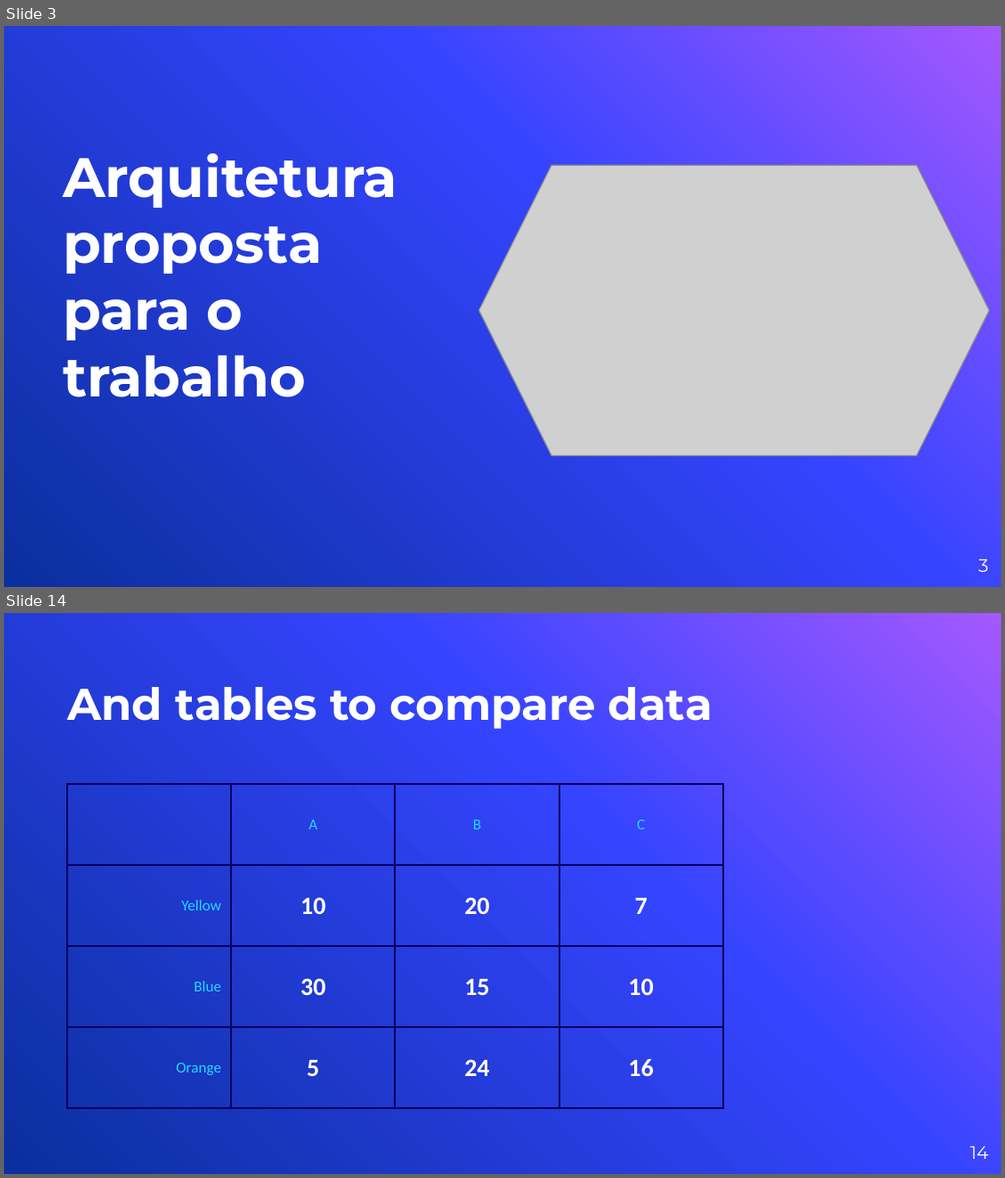
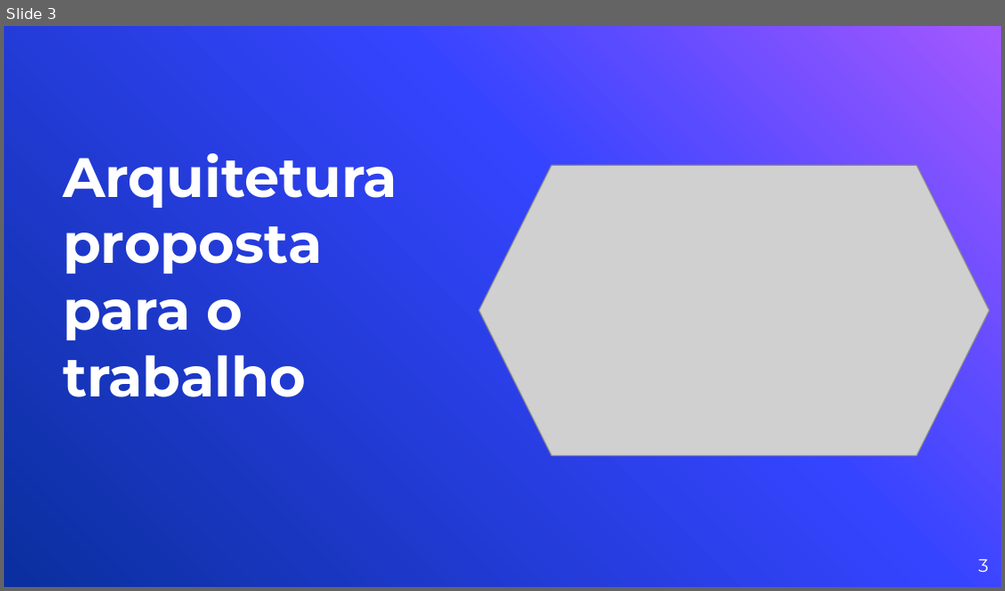
Before and after one commit to lcarvalhodev/tp3-sd, a slide deck: slides/apresentacao.pptx. Shown one above the other, each under a label of ours: slides 3 and 14 before the commit, slide 3 after it; the slides between them are not shown. The pictures are 1005x1178 and 1005x591 pixels, drawn with LibreOffice and Linux fonts; fonts in the diff are those of the drawing; grey boxes stand for pictures; background and template pictures are left out. Boxes give left, top, right and bottom in pixels: in the first picture for what was removed or moved away, otherwise in the second. Text is boxed around its words. In the diff, an @@ line names an element or a change of style, - is before the commit and + after.

```diff
--- a/slides/apresentacao.pptx
+++ b/slides/apresentacao.pptx
@@ slide 14 removed at <box>4,613,1001,1174</box>, background picture (left out) @@
@@ title removed at <box>67,687,713,729</box> @@
-And tables to compare data
@@ table removed at <box>67,784,720,1109</box>, 4 rows, 4 columns @@
- | A | B | C
-Yellow | 10 | 20 | 7
-Blue | 30 | 15 | 10
-Orange | 5 | 24 | 16
@@ page number removed at <box>970,1146,988,1159</box> @@
-14
```
Also in this commit, not shown: 3 slides changed, 6 slides added, 35 other slides removed, 8 other files.
